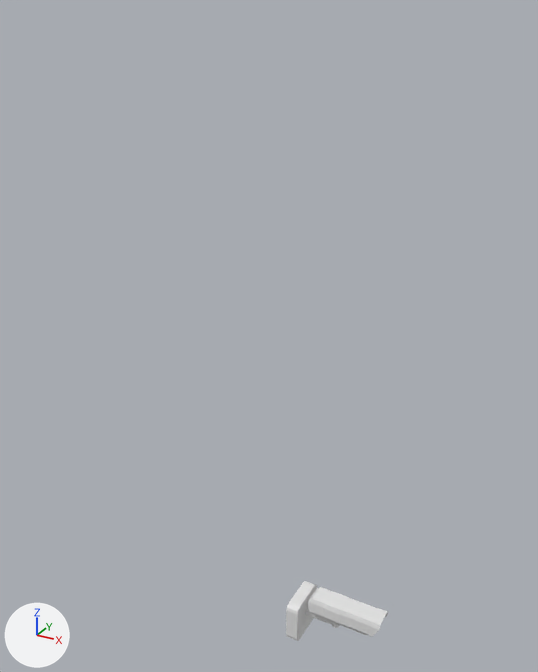
An edit to the Blender file Unity/WatcherUnity/Assets/Blender Objects/Files/SecurityCamera.blend, drawn before and after from the same camera.
The view is the same before and after, from a camera (50 mm lens) standing at (7.85, -14.78, 16.29) and looking at (-0.33, 0.09, 8.86). Arrows for +X, +Y and +Z are at lower left; the lights stay in place.

The scene before the commit, as lines of its bpy script (objects in view):
```python
me_cube_001 = bpy.data.meshes.new('Cube.001')
me_cube_001.from_pydata(...)  # 148 vertices, 101 faces; spans x -0.179..1.214, y -0.636..0.636, z -0.636..0.636
me_cube_001.materials.append(mat_material)  # white #e7e7e7
me_cube_002 = bpy.data.meshes.new('Cube.002')
me_cube_002.from_pydata(...)  # 134 vertices, 122 faces, 8 loose edges; spans x 0.1..0.74, y -0.99..1.19, z -0.01..0.58
# faces by material slot: [121, 1]
me_cube_002.materials.append(mat_material_001)  # white #e7e7e7
me_cube_002.materials.append(mat_glass_001)  # black #202020
ob_cameraobject = bpy.data.objects.new('CameraObject', me_cube_002)
ob_cameraobject.location = (2.04, 0.14, 0.3)
ob_cameraobject.rotation_euler = (0.0, 0.0, 1.571)  # degrees (0, 0, 90)
ob_cube = bpy.data.objects.new('Cube', me_cube_001)
ob_cube.location = (0.51, 0.55, 0.0)
```
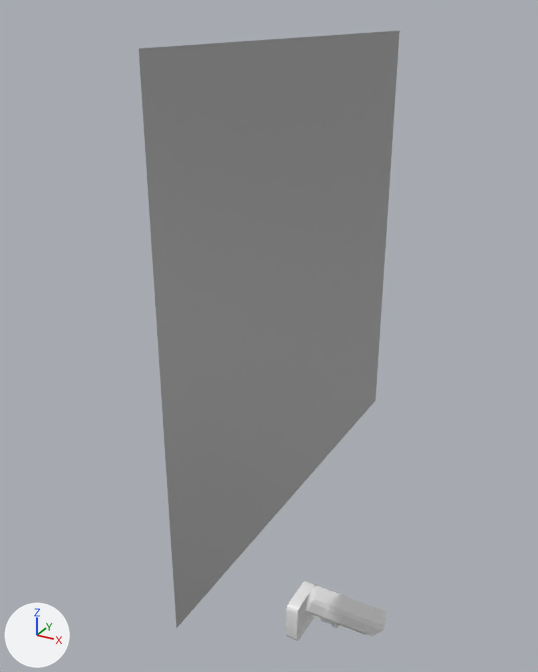
What differs and where, as boxes (x1, y1, x2, y2) in the pictures (538 x 672 px):
'Plane', added: after (139, 31, 400, 628)
'CameraObject', turned: before (308, 587, 388, 636); after (306, 586, 386, 636)

What changed in the scene script:
```text
Add mat_material_002:
    mat_material_002 = principled_material('Material.002')
    mat_material_002.base_color = (0.377, 0.377, 0.377)  # grey #a5a5a5
Add me_plane:
    me_plane.from_pydata([(-1.0, -1.0, 0.0), (1.0, -1.0, 0.0), (-1.0, 1.0, 0.0), (1.0, 1.0, 0.0)], [], [(0, 1, 3, 2)])
    me_plane.materials.append(mat_material_002)  # its picture is missing
Change ob_cameraobject:
    ob_cameraobject.rotation_euler: (0.0, 0.0, 1.571) -> (0.302, 0.0, 1.884)  # degrees (0, 0, 90) -> degrees (17, 0, 108)
Add ob_plane:
    ob_plane = bpy.data.objects.new('Plane', me_plane)
    ob_plane.location = (0.34, 0.55, 10.0)
    ob_plane.rotation_euler = (0.0, 1.571, 0.0)  # degrees (0, 90, 0)
    ob_plane.scale = (5.74, 5.74, 5.74)
```
